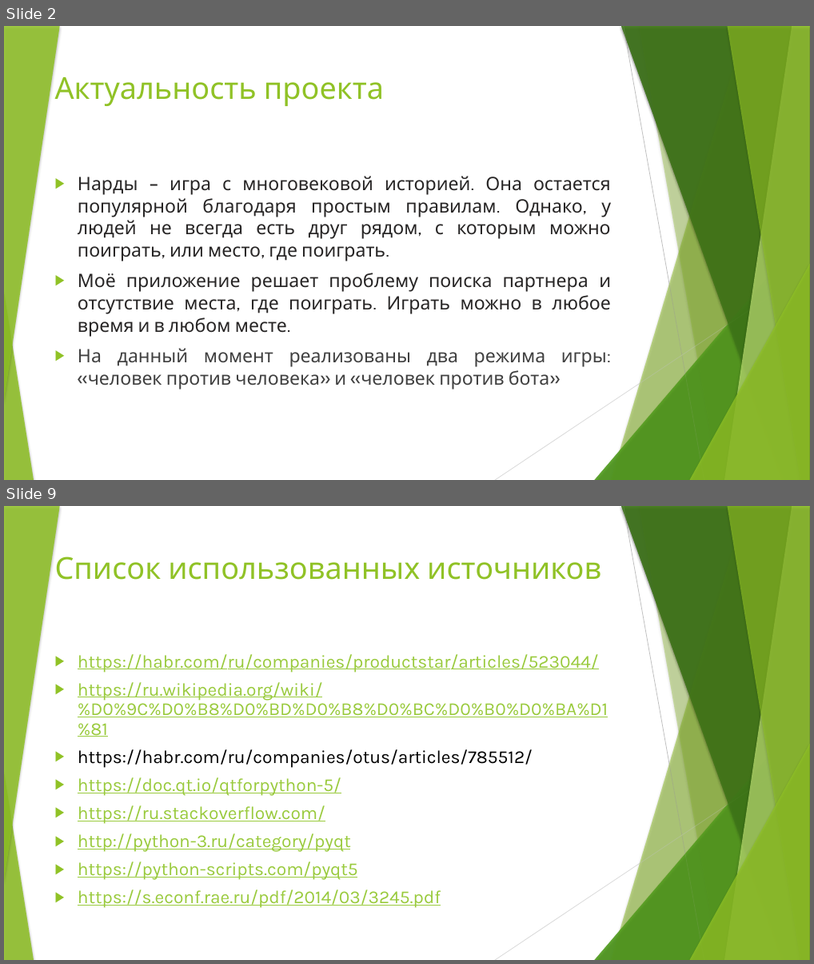
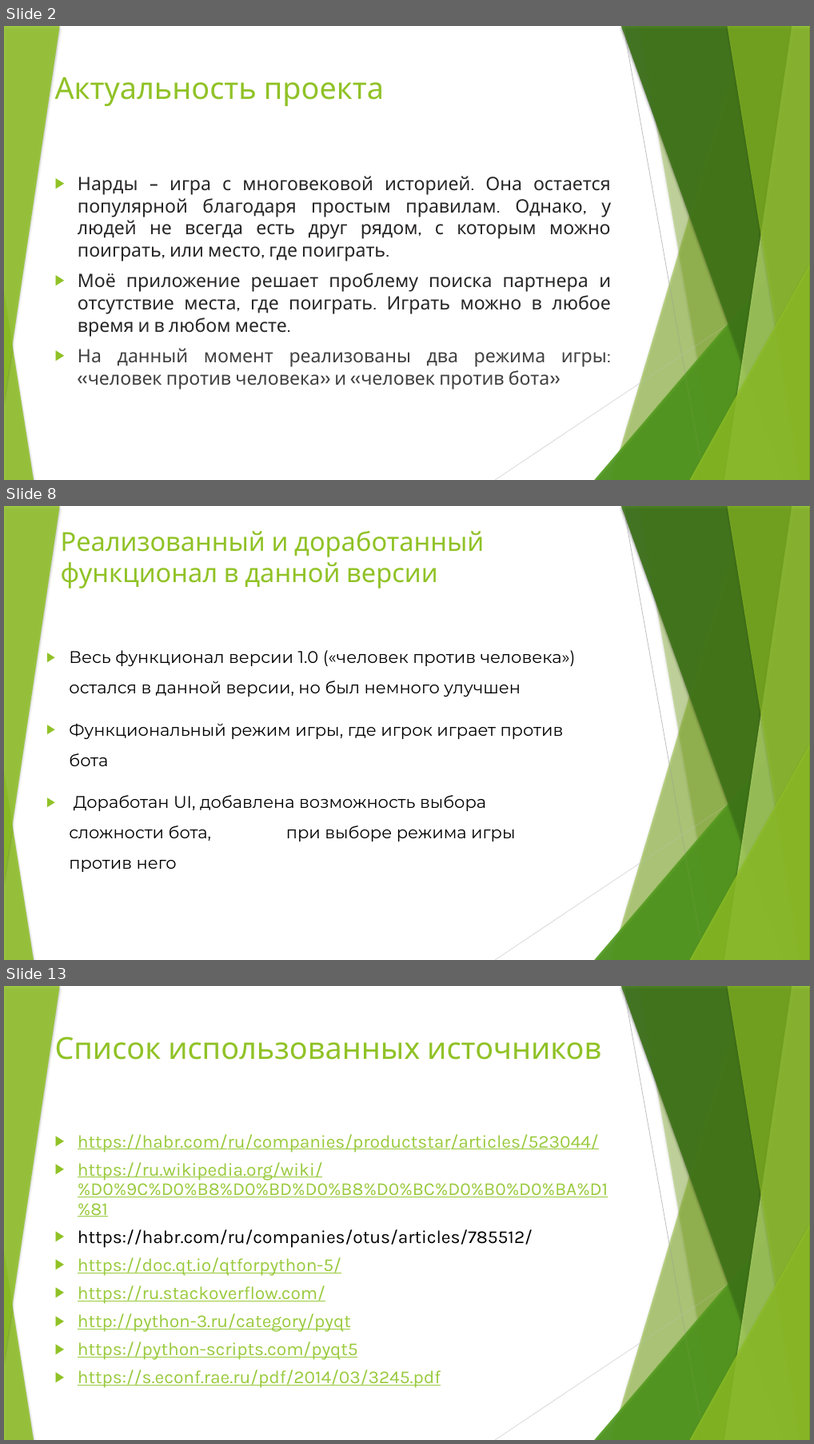
Before and after one commit to Dramon777/project, a slide deck: Приложение-игра «Длинные нарды» финальная версия.pptx. Shown one above the other, each under a label of ours: slides 2 and 9 before the commit, slides 2, 8 and 13 after it; the slides between them are not shown. The pictures are 814x964 and 814x1444 pixels, drawn with LibreOffice and Linux fonts; fonts in the diff are those of the drawing. Boxes give left, top, right and bottom in pixels: in the first picture for what was removed or moved away, otherwise in the second. Text is boxed around its words. In the diff, an @@ line names an element or a change of style, - is before the commit and + after.

```diff
--- a/Приложение-игра «Длинные нарды» финальная версия.pptx
+++ b/Приложение-игра «Длинные нарды» финальная версия.pptx
@@ slide 8 added at (x1=4, y1=506, x2=810, y2=960), background #FFFFFF; not listed: 18 template elements that a slide beside it also shows @@
@@ title added at (x1=61, y1=531, x2=484, y2=588), 31 pt, text #90C226 @@
+Реализованный и доработанный функционал в данной версии
@@ text added at (x1=69, y1=650, x2=576, y2=841), 20 pt, text #000000 @@
+▶ Весь функционал версии 1.0 («человек против человека») остался в данной версии, но был немного улучшен
+▶ Функциональный режим игры, где игрок играет против бота
+▶ Доработан UI, добавлена возможность выбора сложности бота, при выборе режима игры против него
@@ what was slide 9 is now slide 13 @@
```
Also in this commit, not shown: 5 slides changed, 4 other slides added, 1 slide removed, 1 other file.
